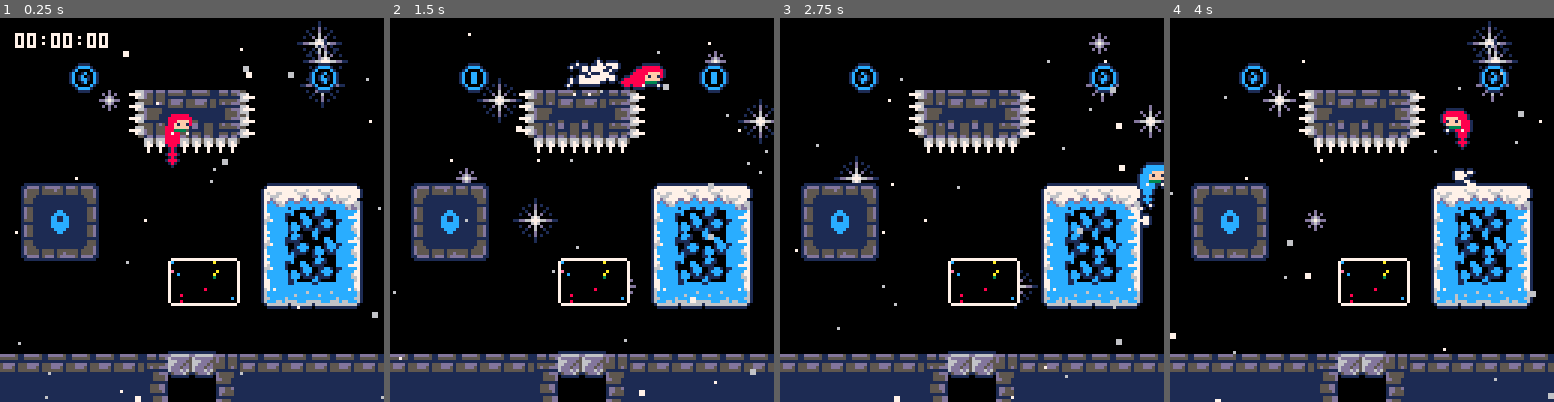
Above: before the commit, frames 1-4 (left to right).
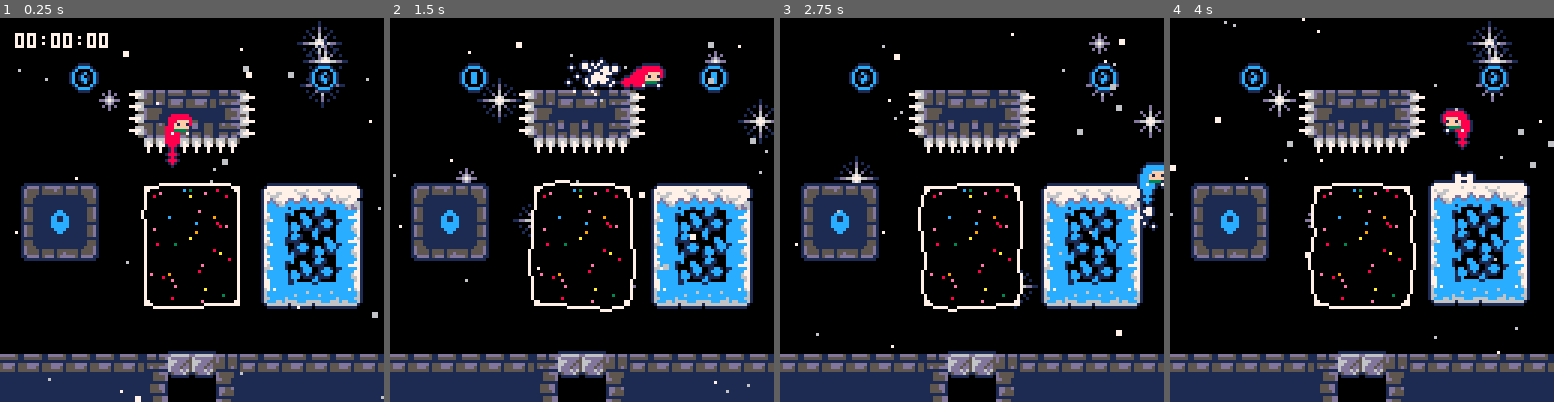
Above: after the commit, the same moments.

Repository: CelesteClassic/newleste.p8
Game: PICO-8 cartridge site.p8
Two runs of this game, one before a commit and one after it. Both use one fixed random seed, a clock stepped at 60 frames per second and the inputs below.
Inputs:
- Up to frame 1 (0.25 s): no input
- Up to frame 2 (1.5 s): tap X (X key) at 0.33, 1.07 s; tap O (Z key) at 0.7 s
- Up to frame 3 (2.75 s): hold Right 1.6-2.1 s; tap O (Z key) at 1.7, 2.1, 2.5 s; tap X (X key) at 1.85 s; hold Up 2.15-2.42 s; hold Right from 2.47 s (still down)
- Up to frame 4 (4 s): tap O (Z key) at 2.9, 3.3, 3.7 s; tap X (X key) at 2.97 s; release Right at 3.03 s; hold Left 3.08-3.58 s; hold Down 3.63-3.97 s

The runs differ from the first frame. In frame 1, 1.3% of the frame differs, in the area x 4-63%, y 13-100%; in frame 2, 2.9%; in frame 3, 2.1%; in frame 4, 6.8%, in the area x 0-100%, y 0-100%.

Commit message:
dream block outline animation attempt. need to mess around with speeds and stuff

Diff:
--- a/site.p8
+++ b/site.p8
@@ -917,6 +917,7 @@
 switch_target={}
 -- <touch_switch> --
 dream_block={
+  layer=3,
   init=function(_ENV)
     while right()<lvl_pw-1 and tile_at(right()/8+1,y/8)==65 do
       hitbox.w+=8
@@ -936,6 +937,10 @@
     dtimer=1
     disp_shapes={}
     outline=false
+    seeds={}
+    for i=1,hitbox.w*hitbox.h do
+      add(seeds,rnd(3)+2)
+    end
   end,
   update=function(_ENV)
     --[[hitbox.w+=2
@@ -992,12 +997,48 @@
     end)
     color(7)
     if #disp_shapes==0 then
-      --rect(x,y,right(),bottom(),7)
+      -- draw outline pixel by pixel
+      -- divide into segments of 8 pixels
+      -- at the boundaries of each segment, set the position to be a sum of sines
+      -- lerp between the boundaries
+      -- fill the dream block in
       for i=y,bottom(),hitbox.h-1 do
-        line(x+1, i, right()-1,i)
+        -- line(x+1, i, right()-1,i)
+        local ry,ly=i
+        for j=x,right() do
+          if j%8==0 then
+            ly=ry
+            ry=j==right()-7 and i or
+                  i+(i==y and -1 or 1)*((sin(time()/seeds[i+j-x-y+1]+seeds[i+j-x-y+1])+sin(time()/seeds[i+j+2-x-y]+seeds[i+j+2-x-y])+2)/2)
+          end
+          local m=(ry-ly)/8
+          local py=round(m*(j-(j-j%8))+ly)
+          pset(j,py,7)
+          if py!=i then
+            line(j,py+sign(i-py),j,i,0)
+          end
+        end
       end
       for i=x,right(),hitbox.w-1 do
-        line(i, y+1, i,bottom()-1)
+        local rx,lx=i
+        for j=y,bottom() do
+          if j%8==0 then
+            lx=rx
+            rx=j==bottom()-7 and i or
+                  i+(i==x and -1 or 1)*((sin(time()/seeds[i+j-x-y+1])+sin(time()/seeds[i+j+2-x-y])+2)/2)
+          end
+          local m=(rx-lx)/8
+          local px=round(m*(j-(j-j%8))+lx)
+          pset(px,j,7)
+          if px!=i then
+            line(px+sign(i-px),j,i,j,0)
+          end
+        end
+      end
+      for i=x+1,right()-1,hitbox.w-3 do
+        for j=y+1,bottom()-1,hitbox.h-3 do
+          pset(i,j,7)
+        end
       end
     else
       local first,last=disp_shapes[1],disp_shapes[#disp_shapes]
@@ -1995,11 +2036,11 @@
 0000000000133132323312000000000000000000000000000000000000000000000000000000000000000000000000000000000000000000000000000000000000000000000000000000000000000000000000000000000000000000000000000000000000000000000000000000000000000000000000000000000000000000
 0000000000001111111100000000000000000000000000000000000010101000000000000000000000000000000000000000000000000000000000000000000000000000000000000000000000000000000000000000000000000000000000000000000000000000000000000000000000000000000000000000000000000000
 0000000000000000000000000000000000000000000000000000000040414100000000000000000000000000000000000000000000000000000000000000000000000000000000000000000000000000000000000000000000000000000000000000000000000000000000000000000000000000000000000000000000000000
-0047484800000000000000424343430022222222222222222300000000000000000000000000000000000000000000000000000000000000000000000000000000000000000000000000000000000000000000000000000000000000000000000000000000000000000000000000000000000000000000000000000000000000
-0057000000000000000000430000000025252525252532323300000000000000000000000000000000000000000000000000000000000000000000000000000000000000000000000000000000000000000000000000000000000000000000000000000000000000000000000000000000000000000000000000000000000000
-0057000000000000000000430000000025252525252640414100000000000000000000000000000000000000000000000000000000000000000000000000000000000000000000000000000000000000000000000000000000000000000000000000000000000000000000000000000000000000000000000000000000000000
-0000000000000040414100430000000025252525252641000000000000000000000000000a00000000000000000000000000000000000000000000000000000000000000000000000000000000000000000000000000000000000000000000000000000000000000000000000000000000000000000000000000000000000000
-0058000000000041000000430000000025252525252641000010101010100000000000000000000000000000000000000000000000000000000000000000000000000000000000000000000000000000000000000000000000000000000000000000000000000000000000000000000000000000000000000000000000000000
+0047484800004041414100424343430022222222222222222300000000000000000000000000000000000000000000000000000000000000000000000000000000000000000000000000000000000000000000000000000000000000000000000000000000000000000000000000000000000000000000000000000000000000
+0057000000004100000000430000000025252525252532323300000000000000000000000000000000000000000000000000000000000000000000000000000000000000000000000000000000000000000000000000000000000000000000000000000000000000000000000000000000000000000000000000000000000000
+0057000000004100000000430000000025252525252640414100000000000000000000000000000000000000000000000000000000000000000000000000000000000000000000000000000000000000000000000000000000000000000000000000000000000000000000000000000000000000000000000000000000000000
+0000000000004100000000430000000025252525252641000000000000000000000000000a00000000000000000000000000000000000000000000000000000000000000000000000000000000000000000000000000000000000000000000000000000000000000000000000000000000000000000000000000000000000000
+0058000000004100000000430000000025252525252641000010101010100000000000000000000000000000000000000000000000000000000000000000000000000000000000000000000000000000000000000000000000000000000000000000000000000000000000000000000000000000000000000000000000000000
 0000000000000000000000000000000025252532323341000034353535360000000000000000000000000000000000000000000000000000000000000000000000000000000000000000000000000000000000000000000000000000000000000000000000000000000000000000000000000000000000000000000000000000
 0000000000000000000000000000000025252600000041000025000000000010000000100000000000000000000000000000000000000000000000000000000000000000000000000000000000000000000000000000000000000000000000000000000000000000000000000000000000000000000000000000000000000000
 2222222222222317172122222222222225252600000041000025000000001340000013400000000000000000000000000000000000000000000000000000000000000000000000000000000000000000000000000000000000000000000000000000000000000000000000000000000000000000000000000000000000000000
